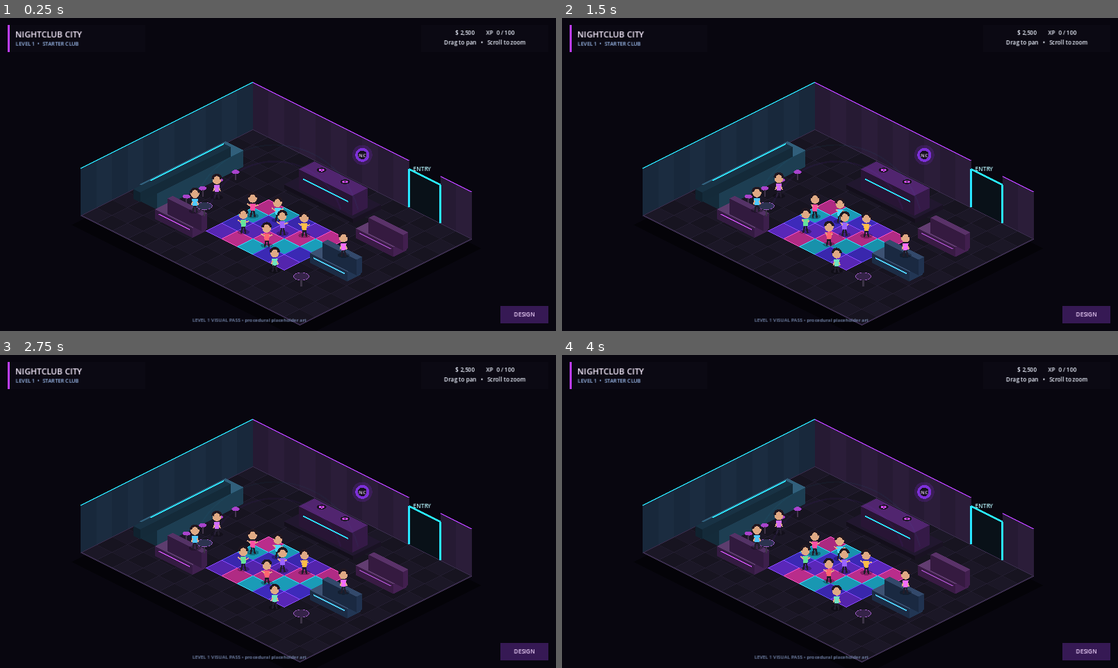
Above: before the commit, frames 1-4 (two rows, left to right).
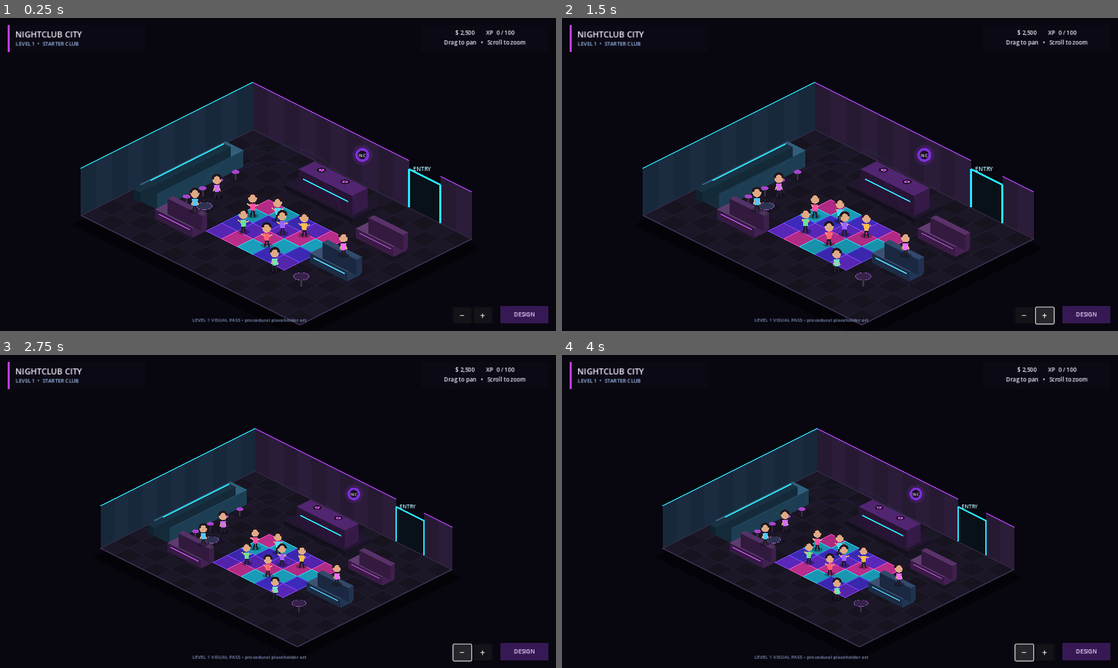
Above: after the commit, the same moments.

Repository: 22crob/Nightclub-City
Game: Godot game, scene res://scenes/main.tscn
The game is run twice, just before and just after one commit, with the same random seed, the same clock (stepped at 60 frames per second) and the same inputs.
Inputs (mouse positions are in pixels of both pictures, inside the frame that each line leads up to):
- Up to frame 1 (0.25 s): no input
- Up to frame 2 (1.5 s): click (1023, 315) at 0.5 s, where only the run after the commit has a clickable "−"; click (1045, 315) at 1.25 s, where only the run after the commit has a clickable "+"
- Up to frame 3 (2.75 s): click (461, 652) at 2 s, where only the run after the commit has a clickable "−"
- Up to frame 4 (4 s): click (1045, 652) at 2.75 s, where only the run after the commit has a clickable "+"; click (1023, 652) at 3.5 s, where only the run after the commit has a clickable "−"

The runs differ from the first frame. In frame 1, less than 0.1% of the frame differs, in the area x 82-88%, y 94-96%; in frame 2, 0.2%; in frame 3, 12%, in the area x 14-88%, y 20-99%; in frame 4, 12%.

Commit message:
Add zoom controls
Add visible HUD plus/minus zoom buttons while preserving scroll-wheel zoom.

Diff:
--- a/godot/scenes/main.tscn
+++ b/godot/scenes/main.tscn
@@ -105,3 +105,34 @@
 theme_override_font_sizes/font_size = 11
 text = "LEVEL 1 VISUAL PASS • procedural placeholder art"
 horizontal_alignment = 1
+
+
+[node name="ZoomControls" type="ColorRect" parent="HUD"]
+anchors_preset = 3
+anchor_left = 1.0
+anchor_top = 1.0
+anchor_right = 1.0
+anchor_bottom = 1.0
+offset_left = -242.0
+offset_top = -58.0
+offset_right = -142.0
+offset_bottom = -18.0
+grow_horizontal = 0
+grow_vertical = 0
+color = Color(0.045, 0.037, 0.075, 0.96)
+
+[node name="ZoomOut" type="Button" parent="HUD/ZoomControls"]
+offset_left = 6.0
+offset_top = 4.0
+offset_right = 47.0
+offset_bottom = 36.0
+theme_override_font_sizes/font_size = 20
+text = "−"
+
+[node name="ZoomIn" type="Button" parent="HUD/ZoomControls"]
+offset_left = 53.0
+offset_top = 4.0
+offset_right = 94.0
+offset_bottom = 36.0
+theme_override_font_sizes/font_size = 20
+text = "+"
--- a/godot/scripts/main.gd
+++ b/godot/scripts/main.gd
@@ -7,6 +7,8 @@
 const WALL_H: float = 108.0
 
 @onready var camera: Camera2D = $Camera2D
+@onready var zoom_out_button: Button = $HUD/ZoomControls/ZoomOut
+@onready var zoom_in_button: Button = $HUD/ZoomControls/ZoomIn
 
 var dragging: bool = false
 var zoom_level: float = 1.0
@@ -40,6 +42,8 @@
 
 func _ready() -> void:
 	print("Nightclub City Level 1 safe visual pass loaded.")
+	zoom_out_button.pressed.connect(_zoom_out)
+	zoom_in_button.pressed.connect(_zoom_in)
 	queue_redraw()
 
 func _process(delta: float) -> void:
@@ -60,6 +64,12 @@
 func _set_zoom(value: float) -> void:
 	zoom_level = clamp(value, 0.70, 1.55)
 	camera.zoom = Vector2.ONE * zoom_level
+
+func _zoom_out() -> void:
+	_set_zoom(zoom_level - 0.10)
+
+func _zoom_in() -> void:
+	_set_zoom(zoom_level + 0.10)
 
 func _iso(tile_x: float, tile_y: float) -> Vector2:
 	return Vector2(
